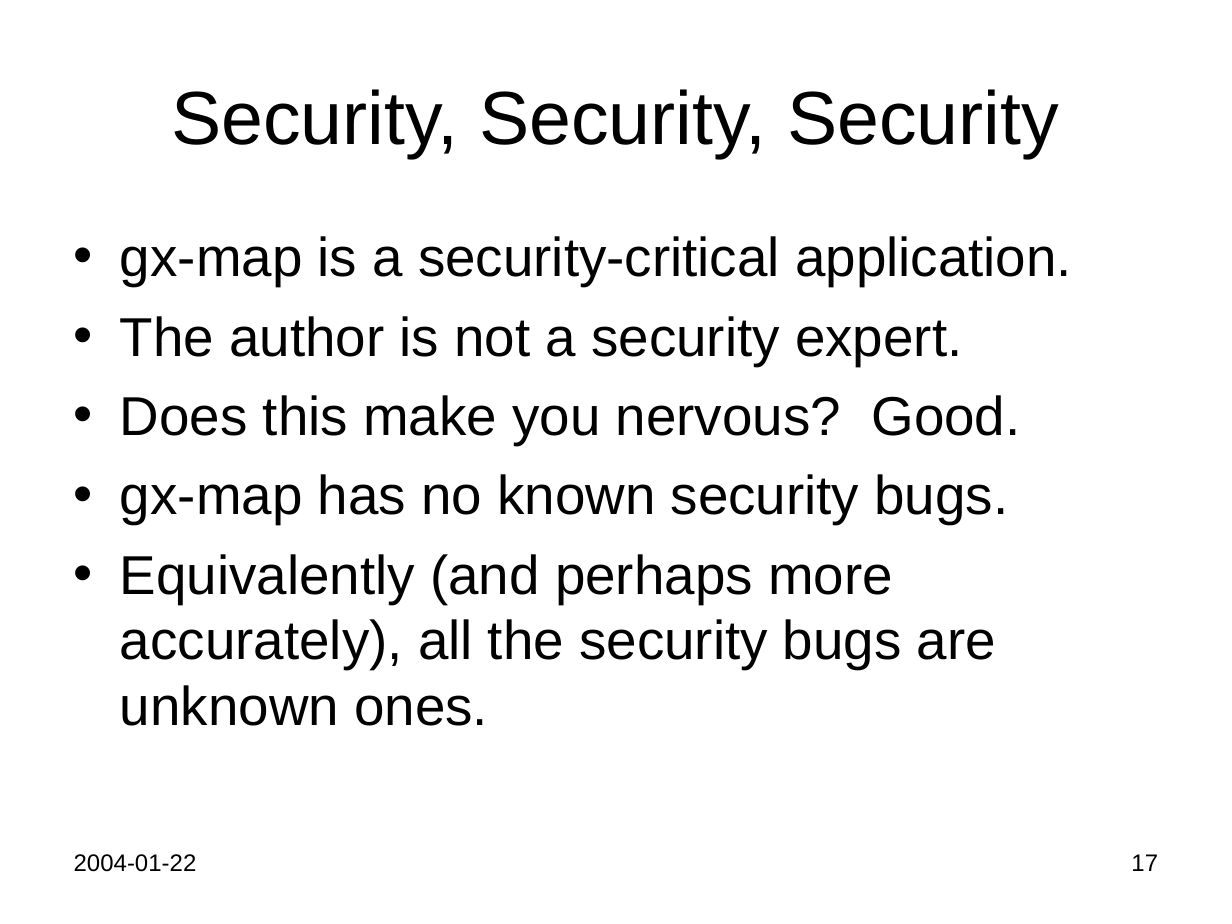
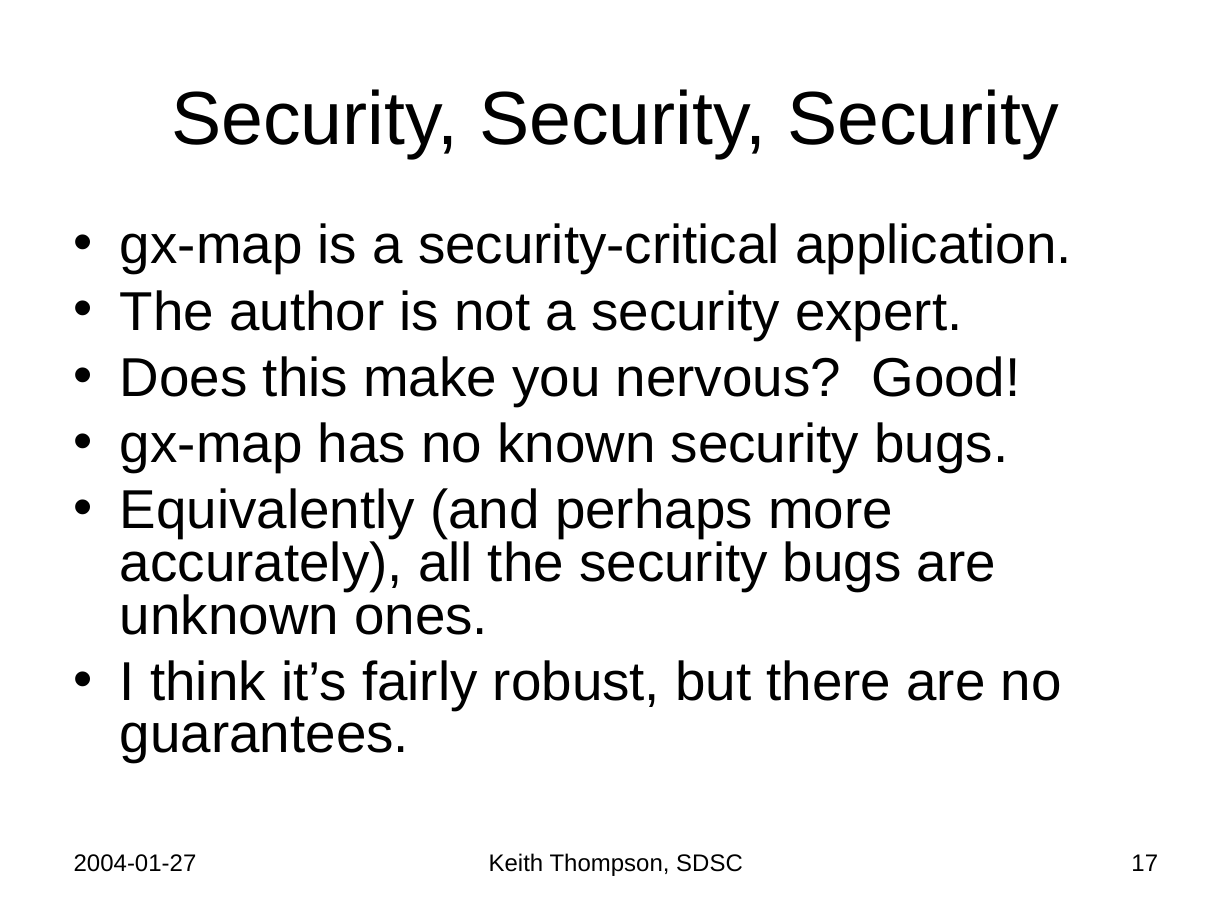
Before and after one commit to Keith-S-Thompson/gx-map, a slide deck: slide 17 of gx-map.ppt. Drawn at 1232x924 pixels with LibreOffice and Linux fonts; fonts in the diff are those of the drawing. Boxes give left, top, right and bottom in pixels: in the first picture for what was removed or moved away, otherwise in the second. Text is boxed around its words. In the diff, an @@ line names an element or a change of style, - is before the commit and + after.

```diff
--- a/gx-map.ppt
+++ b/gx-map.ppt
@@ text at bbox=[120, 223, 1072, 635]: line spacing 1 to 0.8 @@
@@ text at bbox=[120, 356, 1020, 406]: text changed @@
-• Does this make you nervous? Good.
+• Does this make you nervous? Good!
@@ text at bbox=[120, 660, 1062, 762]: paragraph added @@
+• I think it’s fairly robust, but there are no guarantees.
@@ text at bbox=[74, 854, 197, 872]: text changed @@
-2004-01-22
+2004-01-27
@@ text added at bbox=[489, 853, 743, 876], 14 pt, text #000000 @@
+Keith Thompson, SDSC
```
Also in this commit, not shown: 29 other slides changed, 1 slide added.
